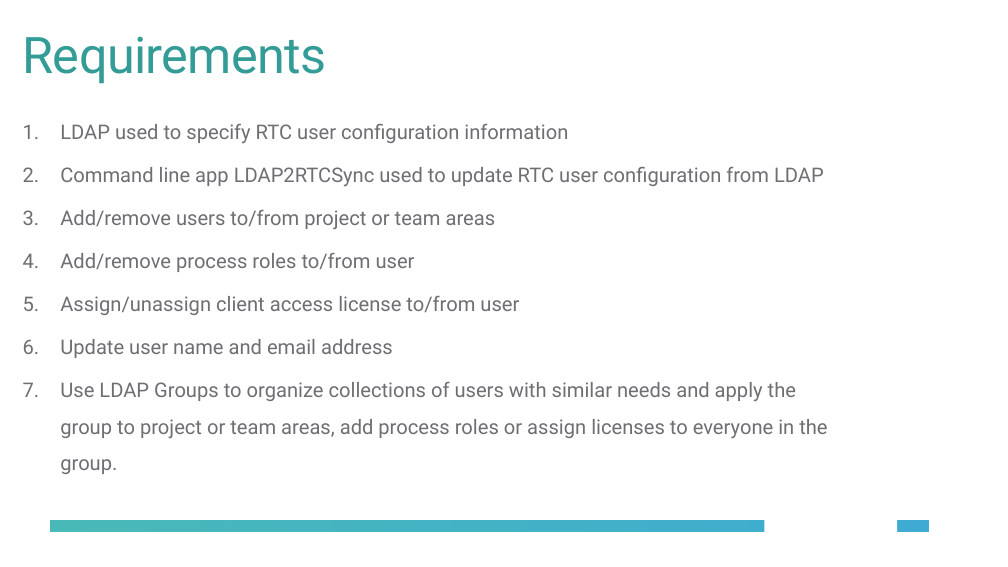
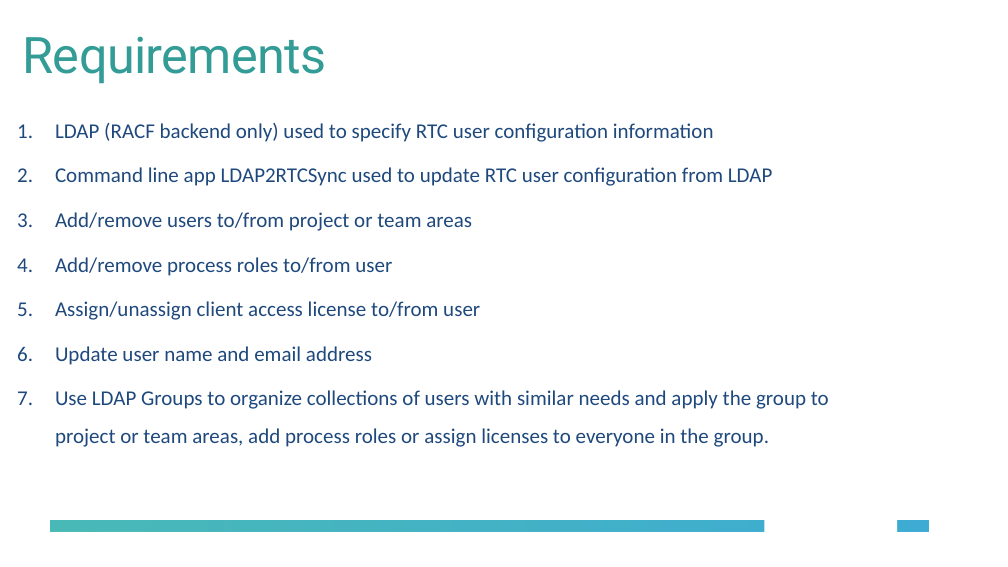
Before and after one commit to jamsden/CE4IoTConnector, a slide deck: slide 4 of LDAP-RTC-Sync/docs/LDAP-RTCSync.pptx. Drawn at 1008x567 pixels with LibreOffice and Linux fonts; fonts in the diff are those of the drawing; background and template pictures are left out. Boxes give left, top, right and bottom in pixels: in the first picture for what was removed or moved away, otherwise in the second. Text is boxed around its words. In the diff, an @@ line names an element or a change of style, - is before the commit and + after.

Commit message:
Updated to require use of repotools_syncUsers
This deals with the server users and repository permissions. Still
having trouble getting a mutable working copy that can be saved.

```diff
--- a/LDAP-RTC-Sync/docs/LDAP-RTCSync.pptx
+++ b/LDAP-RTC-Sync/docs/LDAP-RTCSync.pptx
@@ text at (x1=55, y1=123, x2=714, y2=142): text changed; size 19.2 to 20 pt; font Roboto to Calibri; text colour #6D6F71 to #1F497D @@
-1. LDAP used to specify RTC user configuration information
+1. LDAP (RACF backend only) used to specify RTC user configuration information
@@ text at (x1=55, y1=167, x2=829, y2=447): size 19.2 to 20 pt, font Roboto to Calibri, text colour #6D6F71 to #1F497D in "Command line app LDAP2RTCSync used to update ...", "Add/remove users to/from project or team areas", "Add/remove process roles to/from user", "Assign/unassign client access license to/from user" and 2 more places @@
```
Also in this commit, not shown: 9 other slides changed, 4 slides added, 9 other files.
